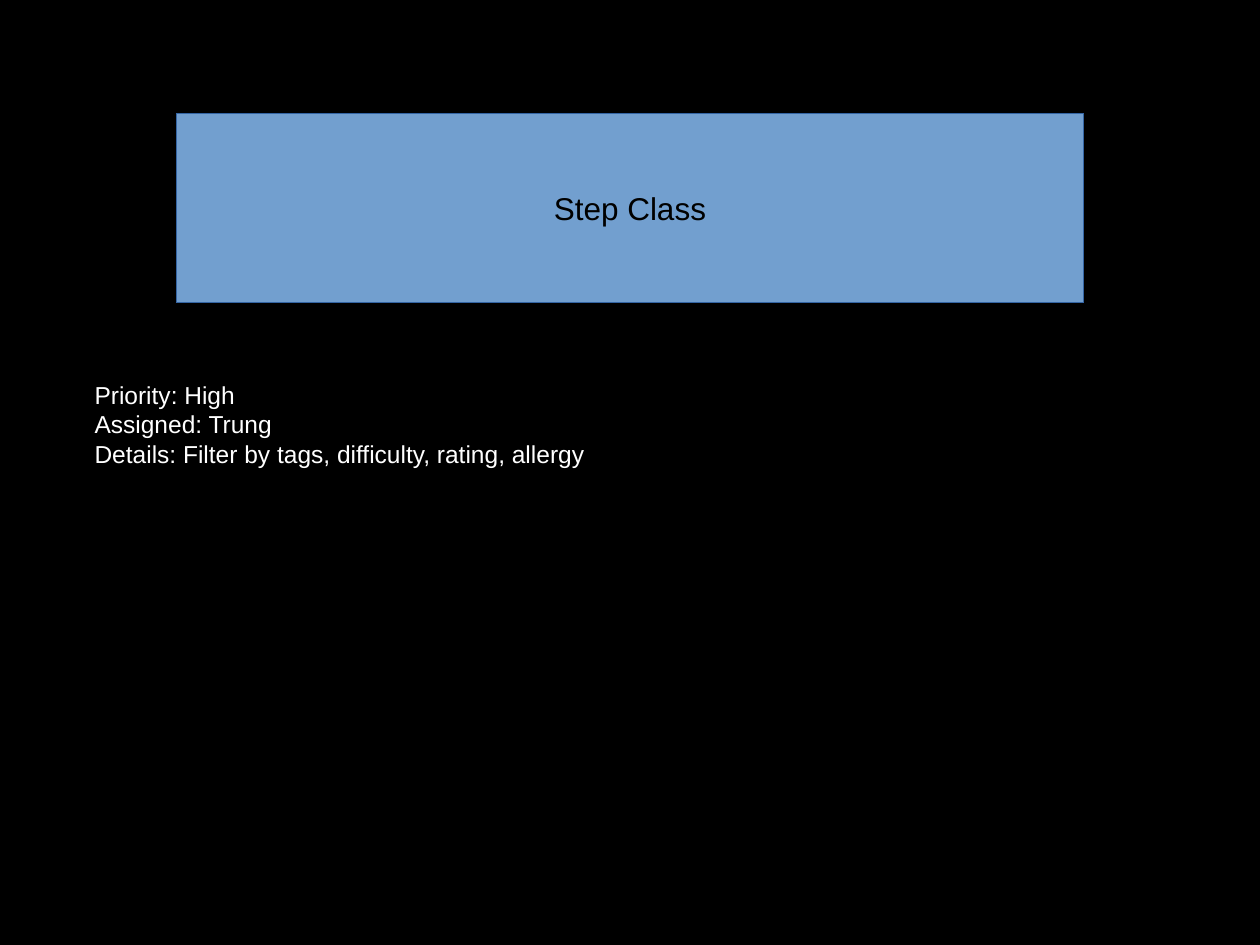
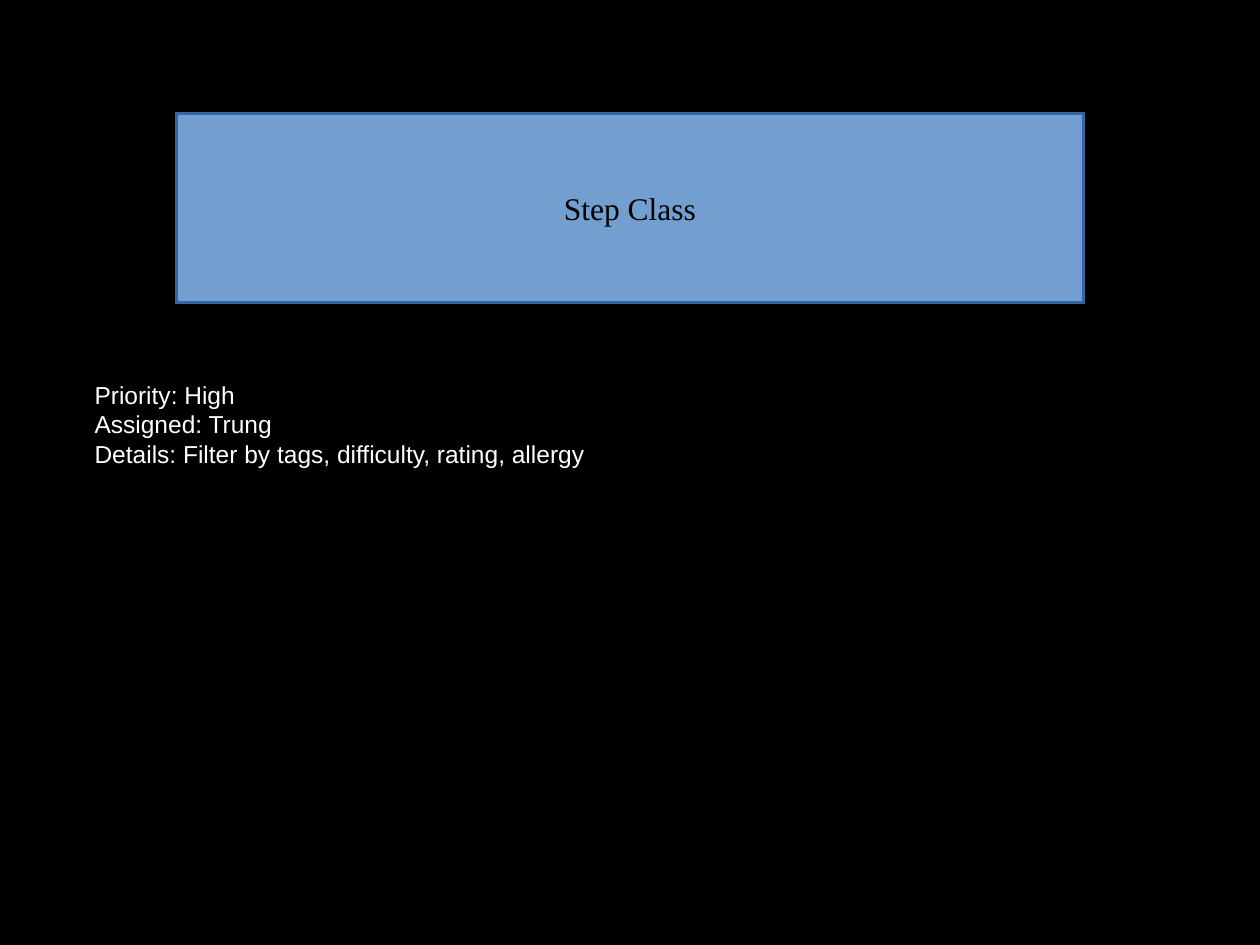
Before and after one commit to ucsdCSE110wi16/CSE110M240T7, a slide deck: slide 17 of CSE-110-Project-Cookbook.odp. Drawn at 1260x945 pixels with LibreOffice and Linux fonts; fonts in the diff are those of the drawing. Boxes give left, top, right and bottom in pixels: in the first picture for what was removed or moved away, otherwise in the second. Text is boxed around its words. In the diff, an @@ line names an element or a change of style, - is before the commit and + after.

```diff
--- a/CSE-110-Project-Cookbook.odp
+++ b/CSE-110-Project-Cookbook.odp
@@ rectangle removed at bbox=[176, 113, 1084, 302] @@
-Step Class
@@ freeform shape added at bbox=[176, 113, 1084, 302], fill #729FCF, outline #3465A4 2.01 pt, 18 pt, text #000000 @@
+Step Class
```
Also in this commit, not shown: 6 other slides changed.
